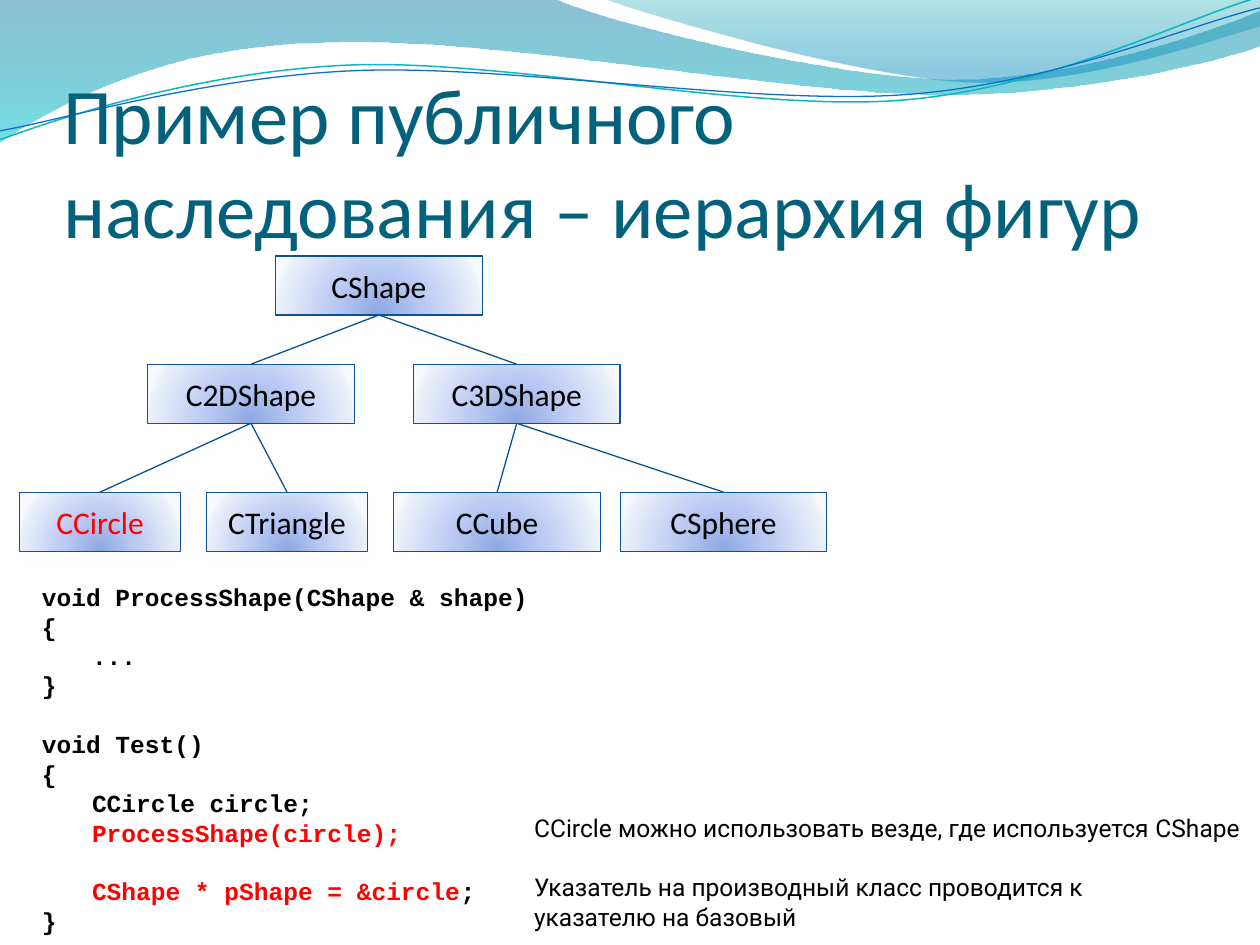
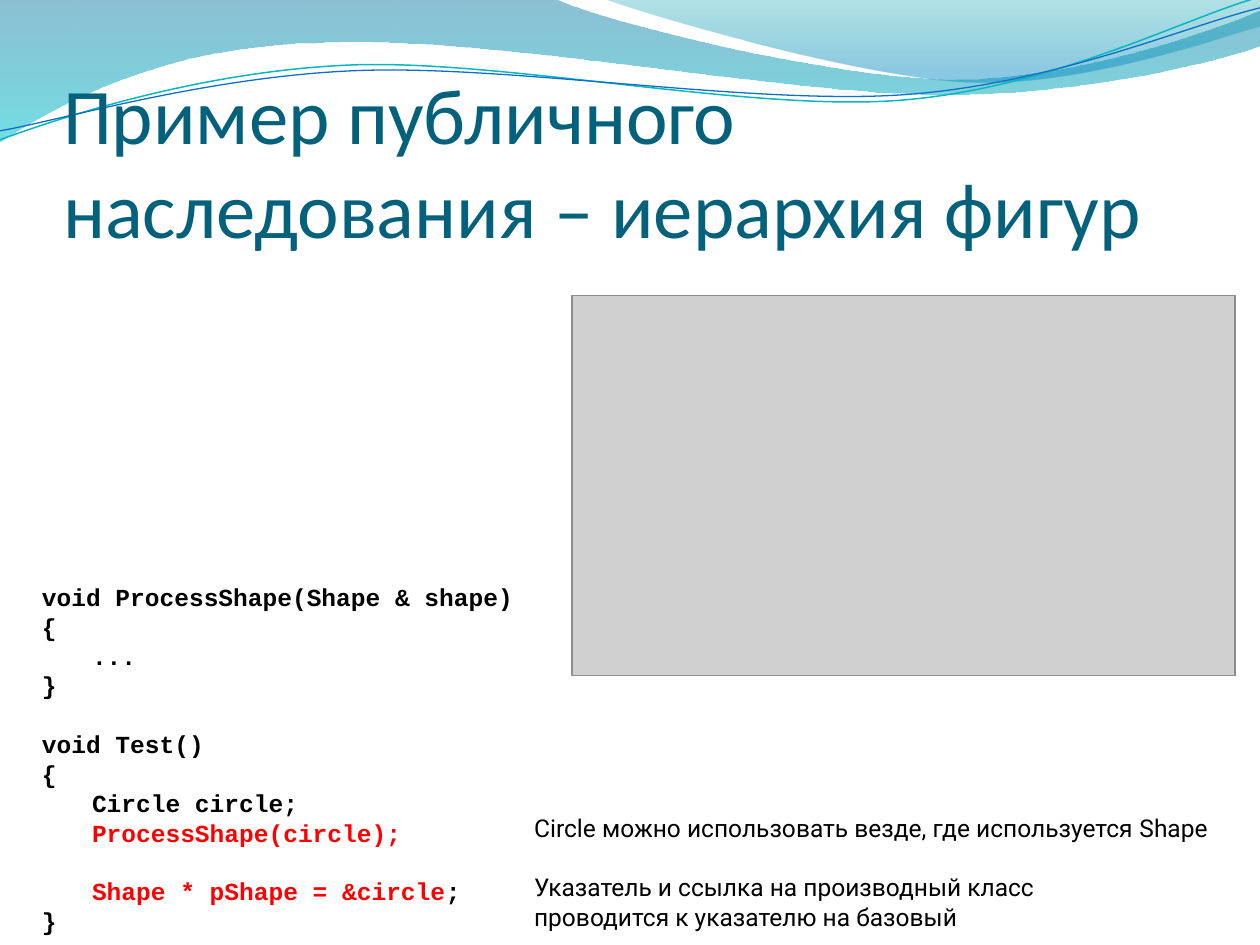
Before and after one commit to alexey-malov/oop, a slide deck: slide 49 of lectures/03/Наследование и полиморфизм.pptx. Drawn at 1260x945 pixels with LibreOffice and Linux fonts; fonts in the diff are those of the drawing; grey boxes stand for pictures; background and template pictures are left out. Boxes give left, top, right and bottom in pixels: in the first picture for what was removed or moved away, otherwise in the second. Text is boxed around its words. In the diff, an @@ line names an element or a change of style, - is before the commit and + after.

```diff
--- a/lectures/03/Наследование и полиморфизм.pptx
+++ b/lectures/03/Наследование и полиморфизм.pptx
@@ rectangle removed at (x1=276, y1=256, x2=483, y2=315) @@
-CShape
@@ picture added at (x1=572, y1=296, x2=1235, y2=677) @@
@@ line removed from (379, 315) to (251, 364) @@
@@ line removed from (379, 315) to (517, 364) @@
@@ rectangle removed at (x1=147, y1=364, x2=354, y2=423) @@
-C2DShape
@@ rectangle removed at (x1=413, y1=364, x2=620, y2=423) @@
-C3DShape
@@ line removed from (251, 423) to (100, 493) @@
@@ line removed from (251, 423) to (287, 493) @@
@@ line removed from (517, 423) to (498, 493) @@
@@ line removed from (517, 423) to (723, 493) @@
@@ rectangle removed at (x1=20, y1=493, x2=181, y2=552) @@
-CCircle
@@ rectangle removed at (x1=207, y1=493, x2=368, y2=552) @@
-CTriangle
@@ rectangle removed at (x1=393, y1=493, x2=600, y2=552) @@
-CCube
@@ rectangle removed at (x1=620, y1=493, x2=827, y2=552) @@
-CSphere
@@ text at (x1=42, y1=588, x2=512, y2=611): text changed @@
-void ProcessShape(CShape & shape)
+void ProcessShape(Shape & shape)
@@ text at (x1=92, y1=794, x2=298, y2=817): text changed @@
-CCircle circle;
+Circle circle;
@@ text at (x1=534, y1=818, x2=1207, y2=843): text changed @@
-CCircle можно использовать везде, где используется CShape
+Circle можно использовать везде, где используется Shape
@@ text at (x1=92, y1=882, x2=460, y2=905): text changed @@
-CShape * pShape = &circle;
+Shape * pShape = &circle;
@@ text at (x1=534, y1=878, x2=1033, y2=932): text changed @@
-Указатель на производный класс проводится к указателю на базовый
+Указатель и ссылка на производный класс проводится к указателю на базовый
```
Also in this commit, not shown: 3 other slides changed, 1 other file.
